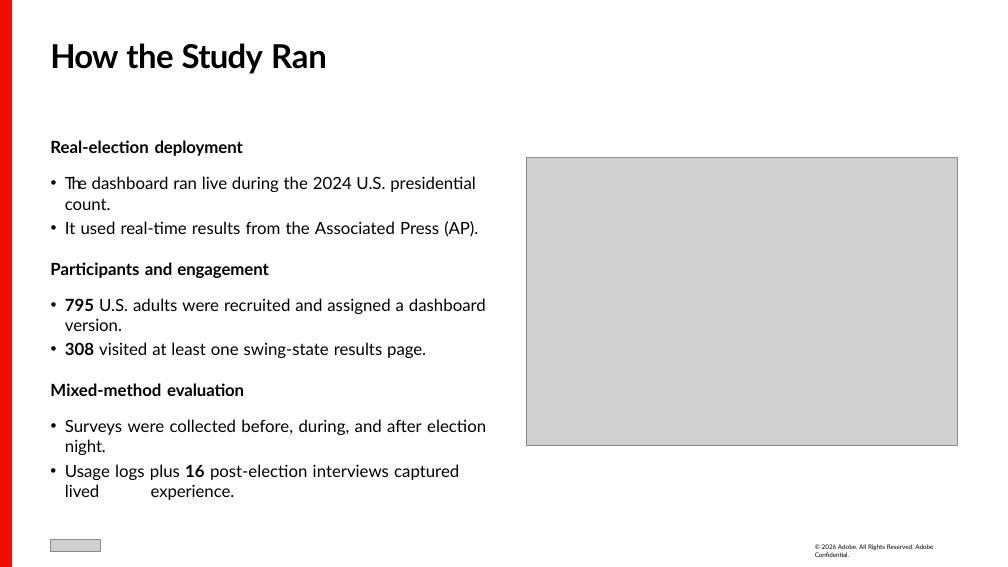
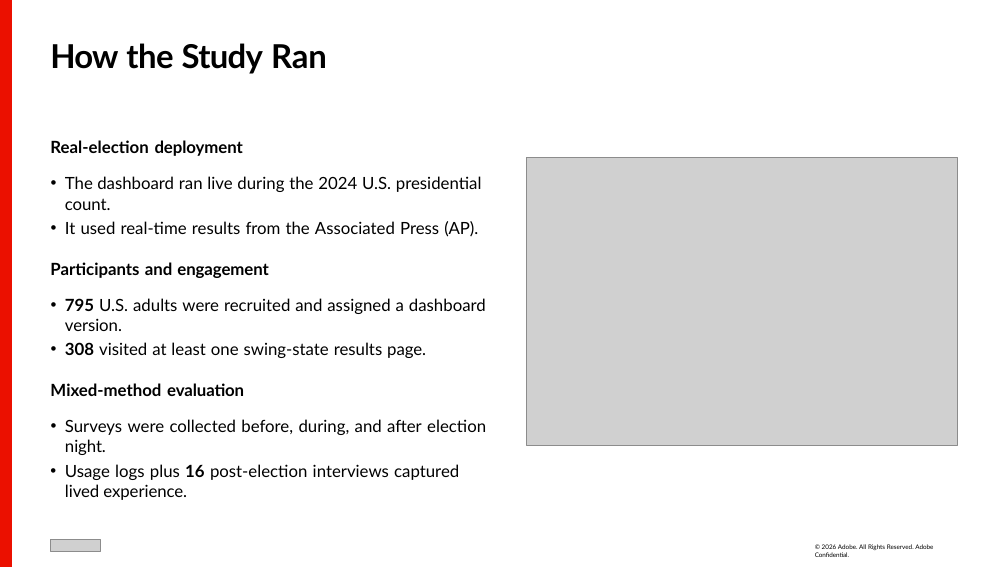
Before and after one commit to mandicai/rehearsal_mvp_kg, a slide deck: slide 10 of presentation-examples/election/Designing Election Dashboards Trust.pptx. Drawn at 1008x567 pixels with LibreOffice and Linux fonts; fonts in the diff are those of the drawing; grey boxes stand for pictures. Boxes give left, top, right and bottom in pixels: in the first picture for what was removed or moved away, otherwise in the second. Text is boxed around its words. In the diff, an @@ line names an element or a change of style, - is before the commit and + after.

```diff
--- a/presentation-examples/election/Designing Election Dashboards Trust.pptx
+++ b/presentation-examples/election/Designing Election Dashboards Trust.pptx
@@ text at [65,176,482,210]: letter spacing -4.3 to 0 pt in "The" @@
```
Also in this commit, not shown: 13 other slides changed, 13 other files.
